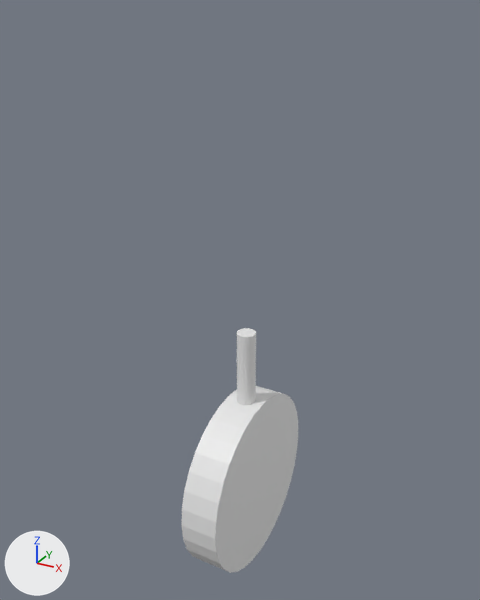
The Blender file 01-Models/clock.blend as it was, and as the next commit left it.
The view is the same before and after, from a camera (50 mm lens) standing at (0.755, -1.427, 1.538) and looking at (-0.032, 0.003, 0.823). Lighting does not change. The marker at lower left points along +X, +Y and +Z.

Objects in the first picture: 'Halterung', 'Uhr'.
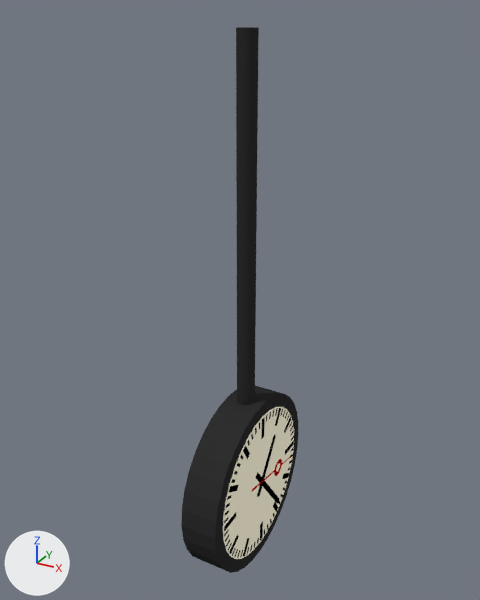
The newer file is also turned or shifted as a whole; pictures and numbers use the older file's frame.

What differs and where, as boxes [x1, y1, x2, y2] in the pictures (480 x 600 px):
'Uhr', recoloured (white to black): [181, 386, 298, 573] in both
'Halterung', recoloured, moved, rescaled (grey to black, 20% wider, 386% taller): before [237, 328, 256, 405]; after [236, 27, 259, 405]
'Ziffern-1', added: after [223, 407, 294, 559]

The change, as a list of edits to the scene's bpy script:
```text
Add img_clock_png:
    img_clock_png = load_image('clock.png', '../02-Textures/Station/clock.png', 600, 593, 'sRGB')
Add mat_material_001:
    mat_material_001 = diffuse_material('Material.001')
    mat_material_001.base_color = (0.0296, 0.0296, 0.0296)  # black #303030
Add mat_material:
    mat_material = emission_material('Material')
    mat_material.texture = img_clock_png
    mat_material.strength = 0.5
Change me_cylinder_034:
    where me_cylinder_034.from_pydata(...)  # 64 vertices, 34 faces; spans x -1.0..1.0, y -1.0..1.0, z -1.0..1.0
    add me_cylinder_034.materials.append(mat_material_001)  # black #303030
Change me_cylinder_033:
    where me_cylinder_033.from_pydata(...)  # 64 vertices, 34 faces; spans x -1.0..1.0, y -1.0..1.0, z -1.0..1.0
    add me_cylinder_033.materials.append(mat_material_001)  # black #303030
Add me_cylinder_000:
    me_cylinder_000.from_pydata(...)  # a 32-sided cylinder along z spanning x -1.0..1.0, y -1.0..1.0, z -1.0..1.0
    me_cylinder_000.materials.append(mat_material)  # picture img_clock_png
Change ob_halterung:
    ob_halterung.location: (-0.002, -0.015, 0.636) -> (-0.002, -0.017, 0.998)
    ob_halterung.scale: (0.0264, 0.0264, 0.105) -> (0.025, 0.025, 0.5)
Add ob_ziffern_1:
    ob_ziffern_1 = bpy.data.objects.new('Ziffern-1', me_cylinder_000)
    ob_ziffern_1.location = (0.038, -0.017, 0.268)
    ob_ziffern_1.rotation_euler = (0.0, -1.571, 0.0)  # degrees (0, -90, 0)
    ob_ziffern_1.scale = (0.225, 0.225, 0.015)
```
